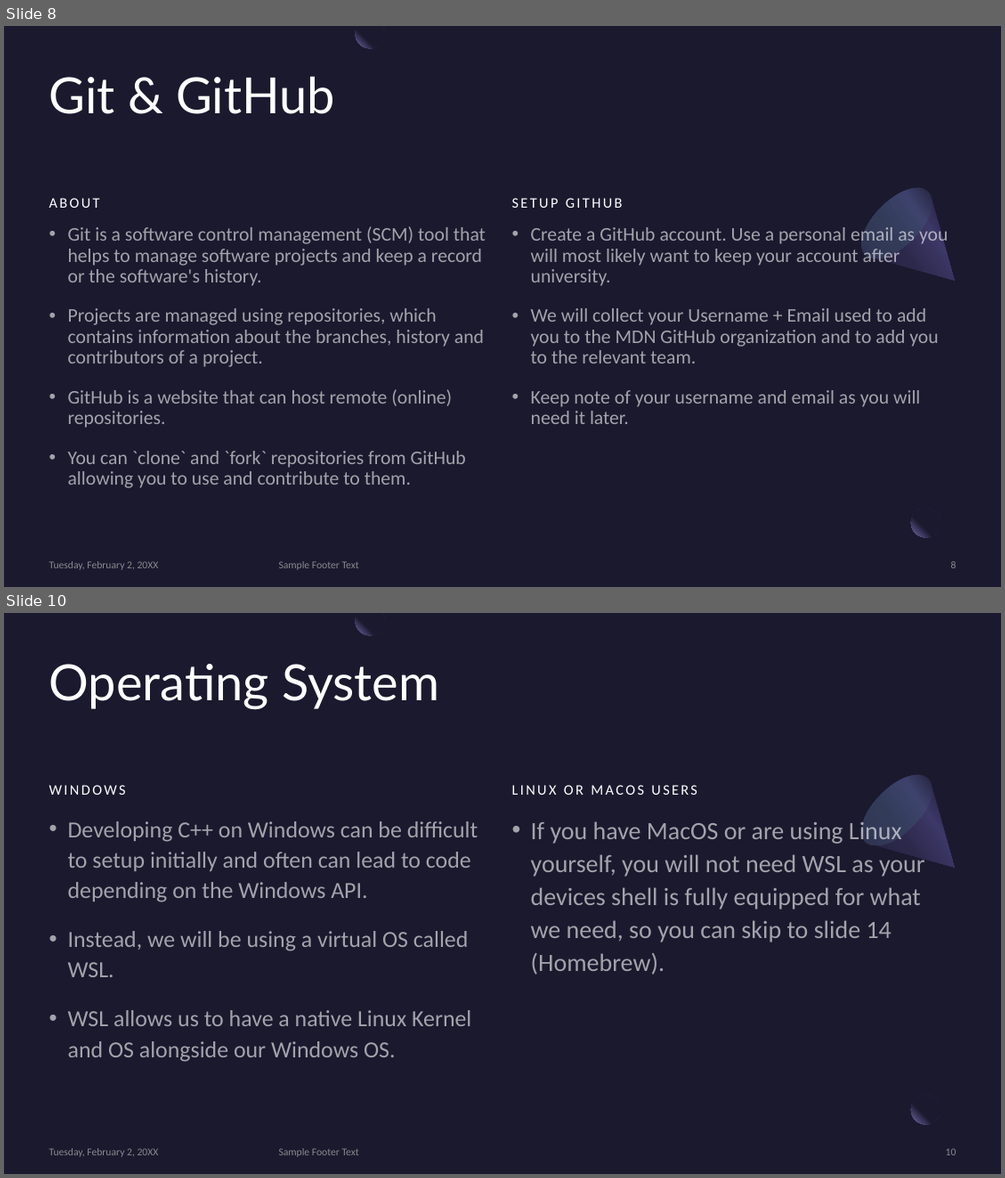
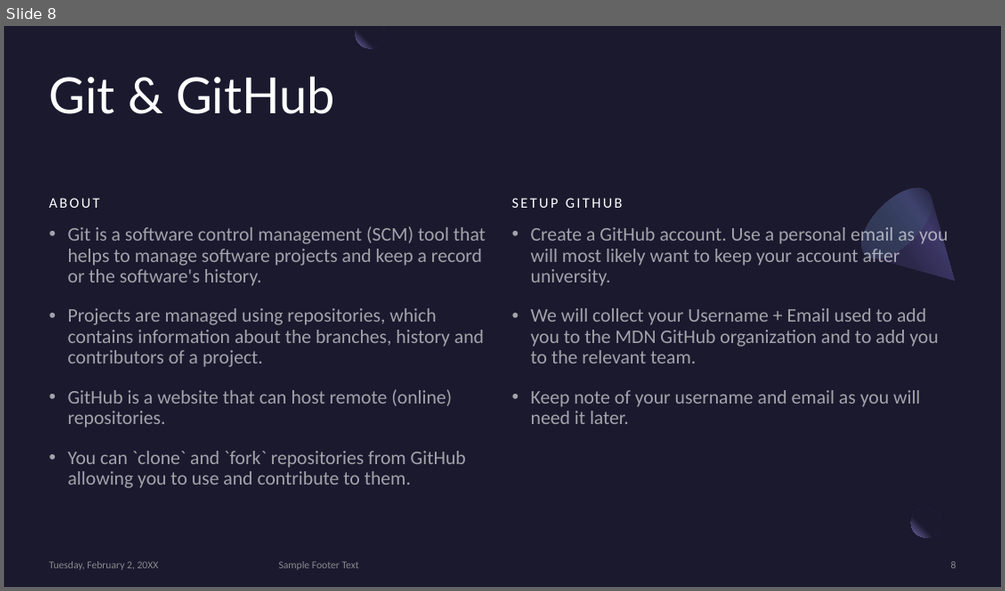
Before and after one commit to MonashDeepNeuron/HPP, a slide deck: content/week0/slides/week0.pptx. Shown one above the other, each under a label of ours: slides 8 and 10 before the commit, slide 8 after it; the slides between them are not shown. The pictures are 1005x1178 and 1005x591 pixels, drawn with LibreOffice and Linux fonts; fonts in the diff are those of the drawing. Boxes give left, top, right and bottom in pixels: in the first picture for what was removed or moved away, otherwise in the second. Text is boxed around its words. In the diff, an @@ line names an element or a change of style, - is before the commit and + after.

```diff
--- a/content/week0/slides/week0.pptx
+++ b/content/week0/slides/week0.pptx
@@ slide 10 removed at <box>4,613,1001,1174</box>, background #1B192E; not listed: 2 template elements that a slide beside it also shows @@
@@ freeform shape removed at <box>356,613,385,635</box> @@
@@ title removed at <box>49,664,439,710</box> @@
-Operating System
@@ freeform shape removed at <box>850,763,986,899</box> @@
@@ ellipse removed at <box>850,763,944,857</box> @@
@@ text removed at <box>49,785,126,795</box> @@
-WINDOWS
@@ text removed at <box>512,785,697,795</box> @@
-LINUX OR MACOS USERS
@@ text removed at <box>68,821,478,1062</box> @@
-• Developing C++ on Windows can be difficult to setup initially and often can lead to code depending on the Windows API.
-• Instead, we will be using a virtual OS called WSL.
-• WSL allows us to have a native Linux Kernel and OS alongside our Windows OS.
@@ text removed at <box>531,819,925,974</box> @@
-• If you have MacOS or are using Linux yourself, you will not need WSL as your devices shell is fully equipped for what we need, so you can skip to slide 14 (Homebrew).
@@ text removed at <box>49,1148,159,1157</box> @@
-Tuesday, February 2, 20XX
@@ text removed at <box>279,1148,359,1157</box> @@
-Sample Footer Text
@@ page number removed at <box>946,1148,956,1155</box> @@
-10
```
Also in this commit, not shown: 4 slides changed, 2 slides added, 5 other slides removed, 16 other files.
